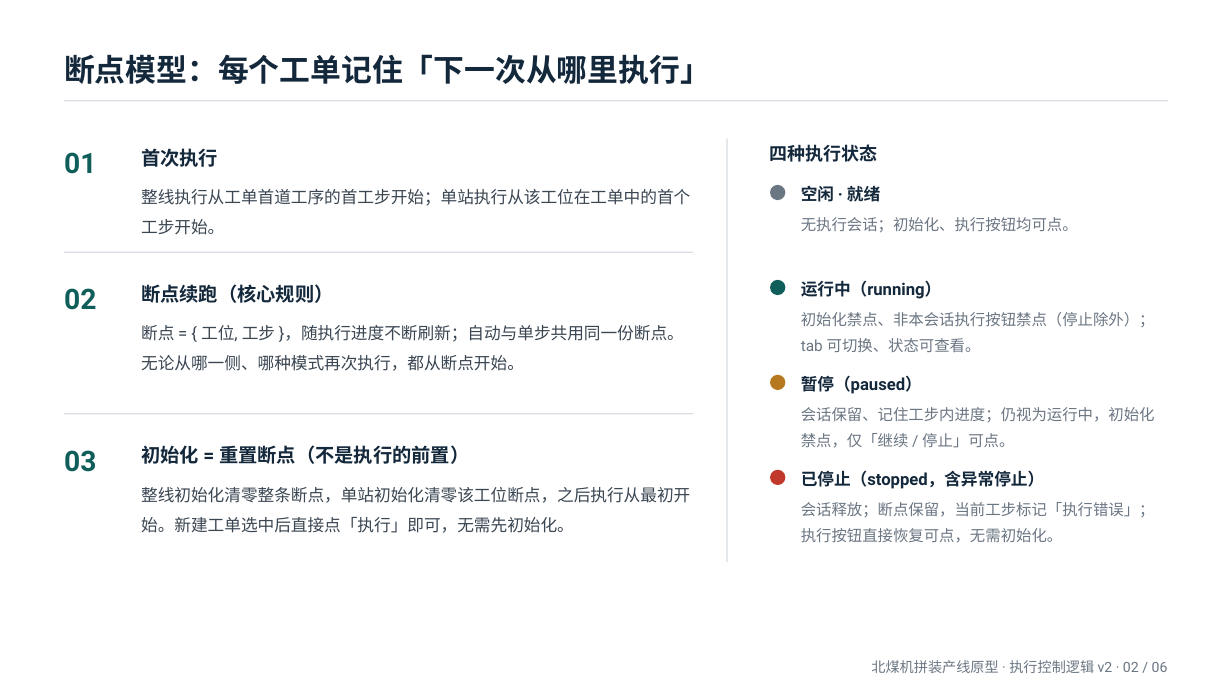
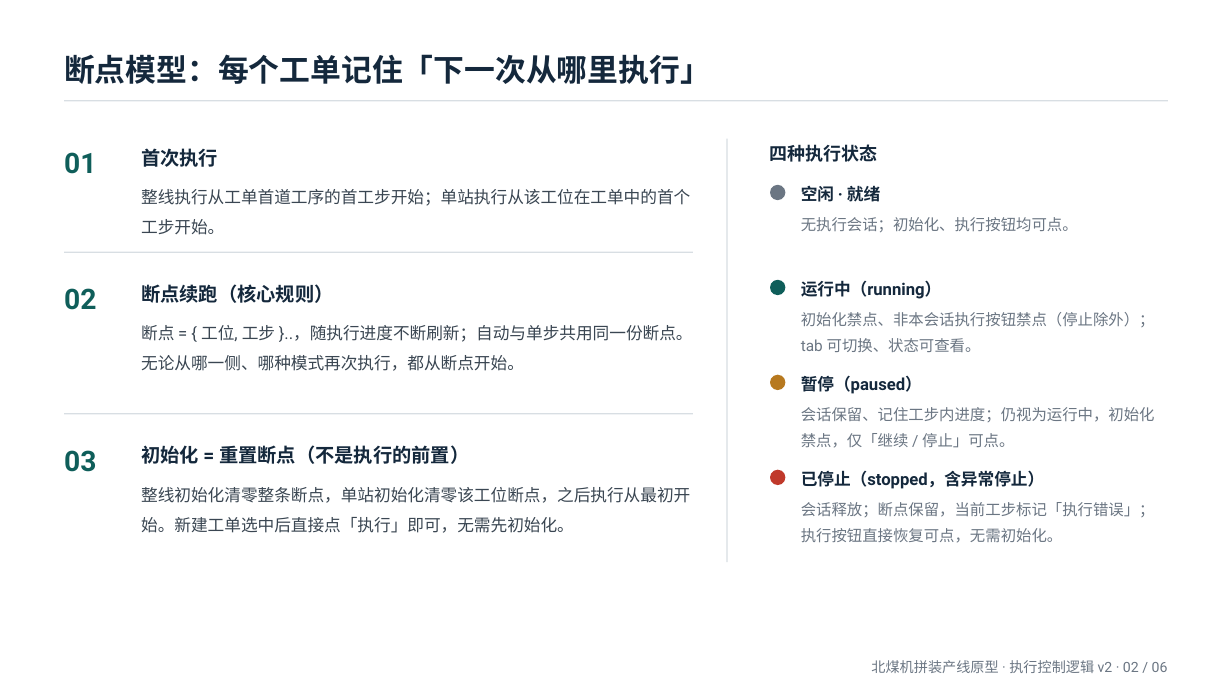
Before and after one commit to chenghe12581-ops/beimei-assembly-line-demo, a slide deck: slide 2 of docs/generated/execution-control-flow/执行按钮逻辑流程图.pptx. Drawn at 1232x693 pixels with LibreOffice and Linux fonts; fonts in the diff are those of the drawing. Boxes give left, top, right and bottom in pixels: in the first picture for what was removed or moved away, otherwise in the second. Text is boxed around its words. In the diff, an @@ line names an element or a change of style, - is before the commit and + after.

```diff
--- a/docs/generated/execution-control-flow/执行按钮逻辑流程图.pptx
+++ b/docs/generated/execution-control-flow/执行按钮逻辑流程图.pptx
@@ text at (x1=141, y1=325, x2=693, y2=371): text changed @@
-断点 = { 工位, 工步 }，随执行进度不断刷新；自动与单步共用同一份断点。无论从哪一侧、哪种模式再次执行，都从断点开始。
+断点 = { 工位, 工步 }..，随执行进度不断刷新；自动与单步共用同一份断点。无论从哪一侧、哪种模式再次执行，都从断点开始。
```
Also in this commit, not shown: 5 other files.
